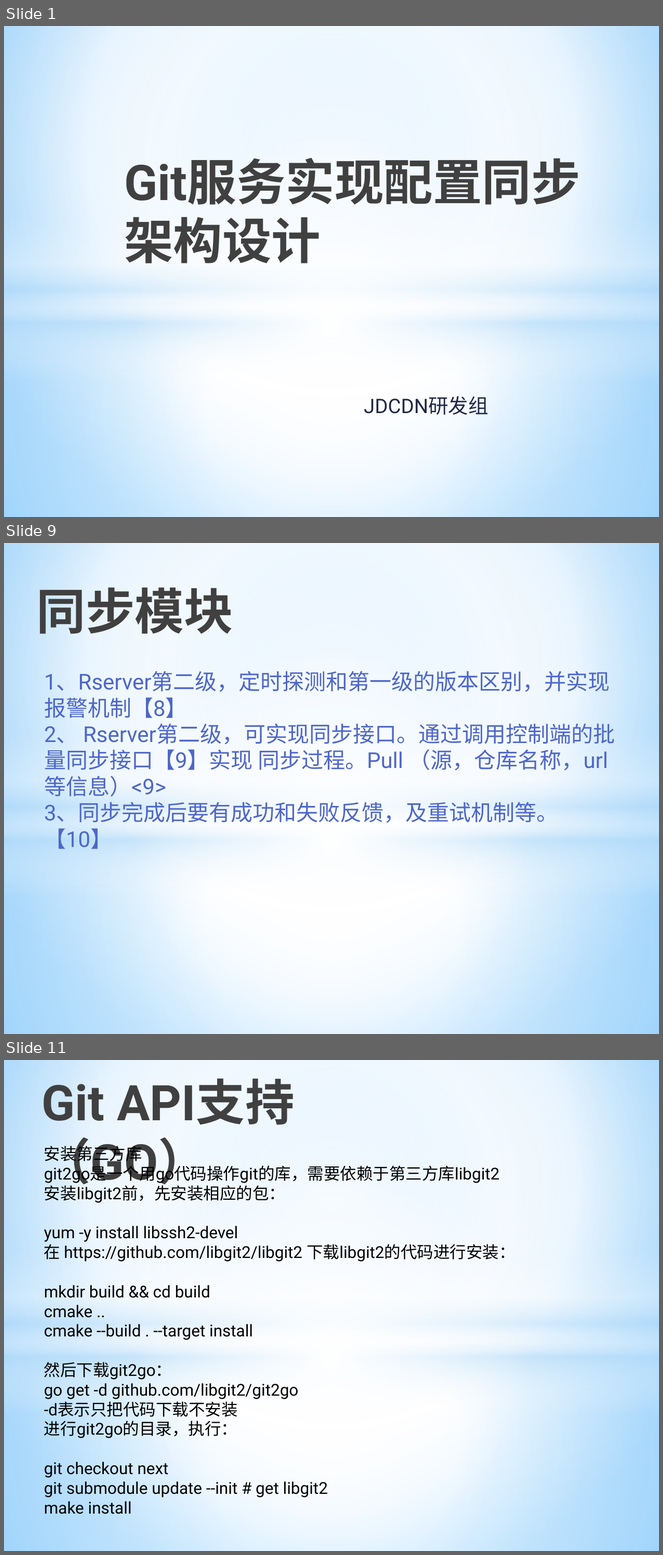
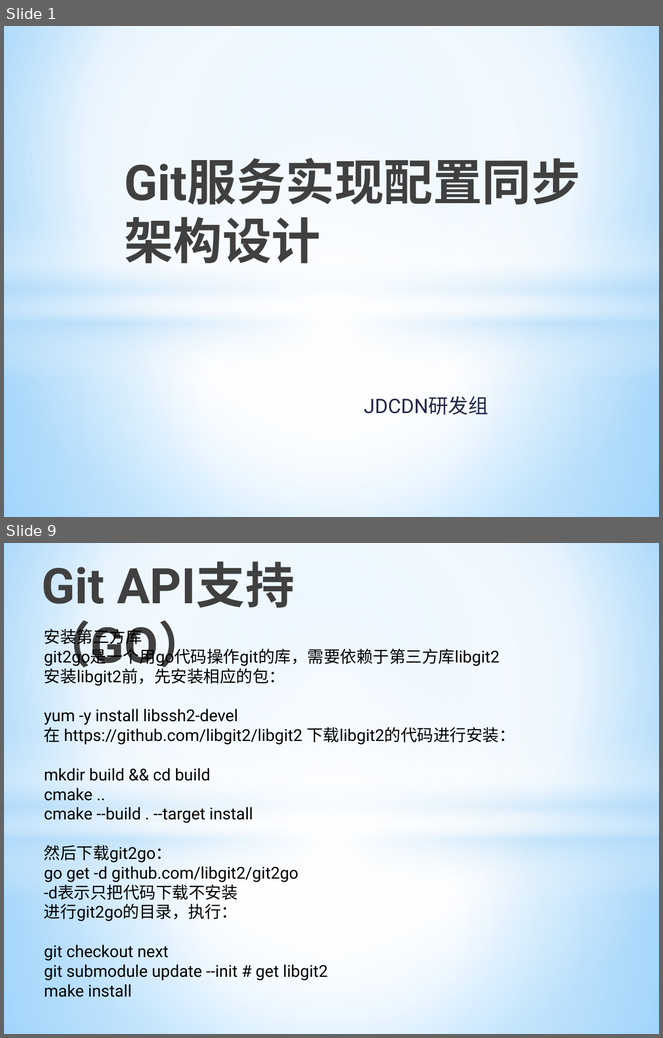
Before and after one commit to allragedbody/clasenbee, a slide deck: docs/Git集群配置方案.pptx. Shown one above the other, each under a label of ours: slides 1, 9 and 11 before the commit, slides 1 and 9 after it; the slides between them are not shown. The pictures are 663x1555 and 663x1038 pixels, drawn with LibreOffice and Linux fonts; fonts in the diff are those of the drawing. Boxes give left, top, right and bottom in pixels: in the first picture for what was removed or moved away, otherwise in the second. Text is boxed around its words. In the diff, an @@ line names an element or a change of style, - is before the commit and + after.

```diff
--- a/docs/Git集群配置方案.pptx
+++ b/docs/Git集群配置方案.pptx
@@ slide 9 removed at [4,543,659,1034], background gradient #9ED5FF to #FFFFFF to #5BB9FF; not listed: 4 template elements that a slide beside it also shows @@
@@ title removed at [37,587,233,634] @@
-同步模块
@@ text removed at [44,671,615,823] @@
-1、Rserver第二级，定时探测和第一级的版本区别，并实现报警机制【8】
-2、 Rserver第二级，可实现同步接口。通过调用控制端的批量同步接口【9】实现 同步过程。Pull （源，仓库名称，url等信息）<9>
-3、同步完成后要有成功和失败反馈，及重试机制等。 【10】
@@ what was slide 11 is now slide 9 @@
```
Also in this commit, not shown: 4 slides changed, 4 slides added, 6 other slides removed.
